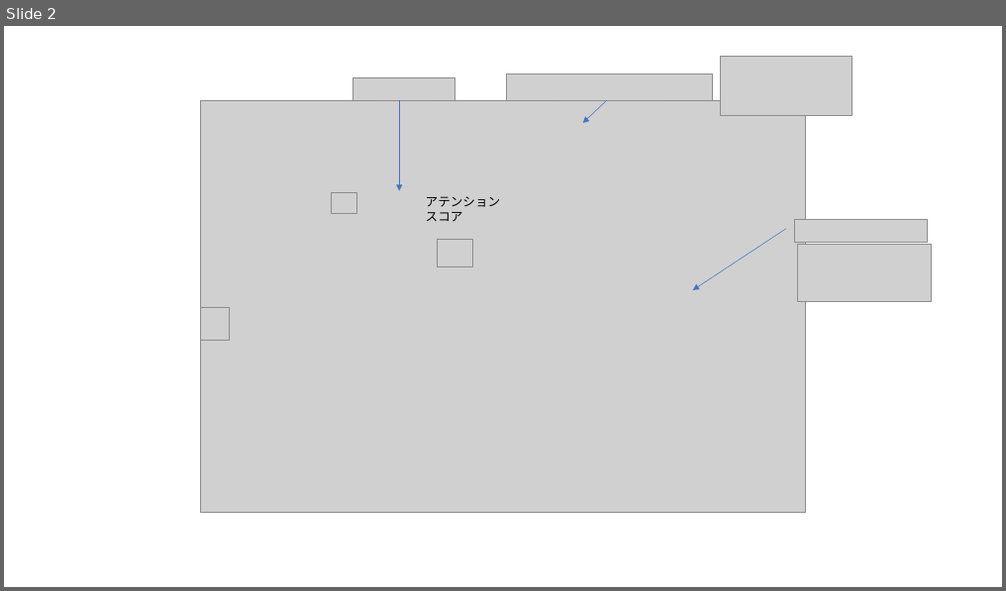
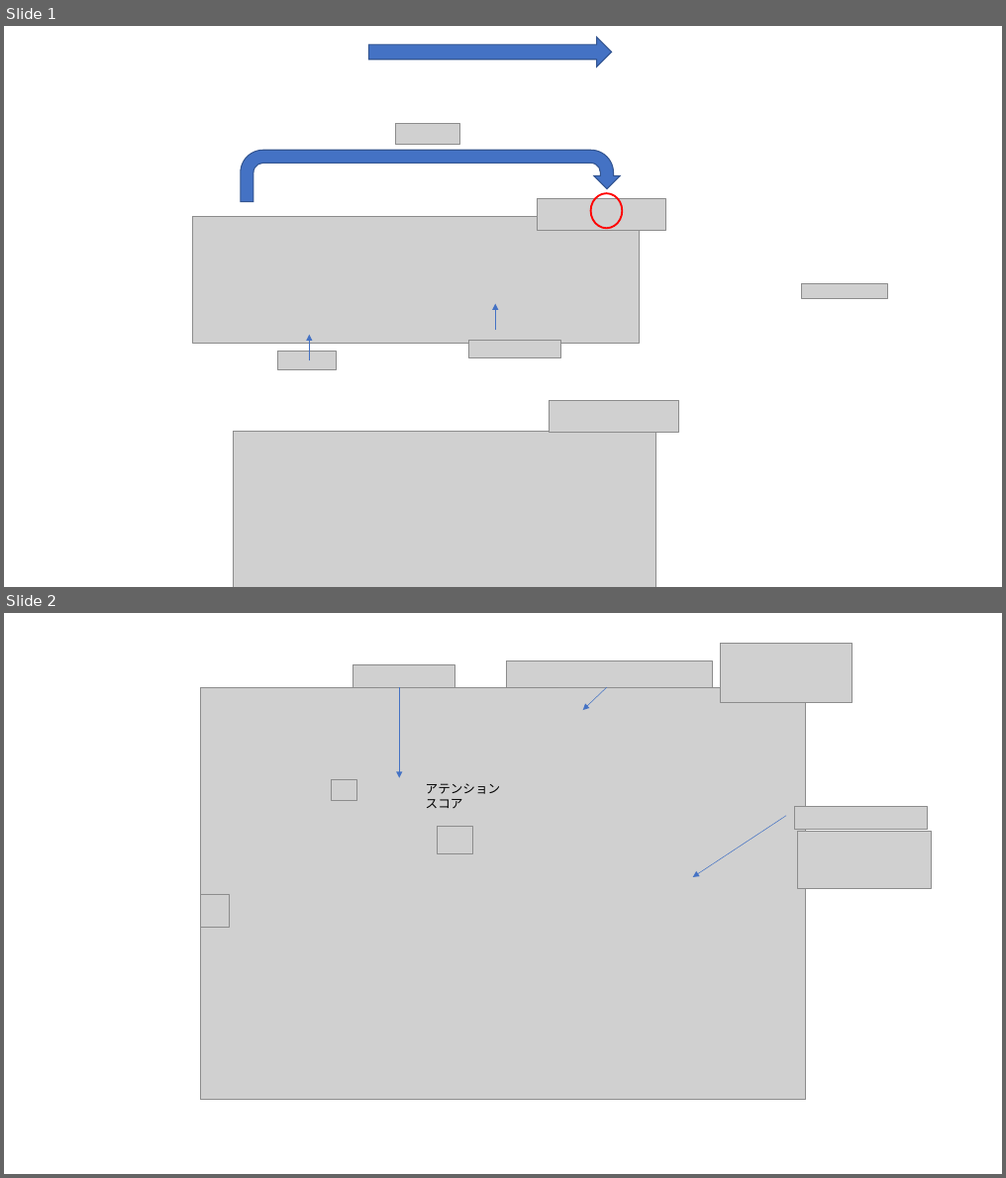
Before and after one commit to Yagami360/machine-learning-papers-survey, a slide deck: papers/Pluralistic_Image_Completion/Pluralistic-Inpainting.pptx. Shown one above the other, each under a label of ours: slide 2 before the commit, slides 1 and 2 after it. The pictures are 1006x591 and 1006x1178 pixels, drawn with LibreOffice and Linux fonts; fonts in the diff are those of the drawing; grey boxes stand for pictures. Boxes give left, top, right and bottom in pixels: in the first picture for what was removed or moved away, otherwise in the second. Text is boxed around its words. In the diff, an @@ line names an element or a change of style, - is before the commit and + after.

```diff
--- a/papers/Pluralistic_Image_Completion/Pluralistic-Inpainting.pptx
+++ b/papers/Pluralistic_Image_Completion/Pluralistic-Inpainting.pptx
@@ slide 1 added at bbox=[4, 26, 1002, 587], background #FFFFFF @@
@@ right arrow added at bbox=[368, 37, 611, 68], fill #4472C4, outline #325491 1 pt @@
@@ picture added at bbox=[395, 124, 460, 144] @@
@@ uturn arrow added at bbox=[241, 151, 620, 202], fill #4472C4, outline #325491 1 pt @@
@@ picture added at bbox=[537, 199, 666, 230] @@
@@ ellipse added at bbox=[591, 193, 623, 229], outline #FF0000 1.75 pt @@
@@ picture added at bbox=[193, 217, 639, 344] @@
@@ picture added at bbox=[802, 284, 888, 298] @@
@@ arrow added from (495, 330) to (495, 304), #4472C4 0.5 pt @@
@@ picture added at bbox=[278, 352, 336, 371] @@
@@ arrow added from (310, 362) to (310, 335), #4472C4 0.5 pt @@
@@ picture added at bbox=[469, 341, 560, 359] @@
@@ picture added at bbox=[549, 401, 679, 433] @@
@@ picture added at bbox=[233, 431, 655, 587] @@
```
Also in this commit, not shown: 1 slide removed, 2 other files.
